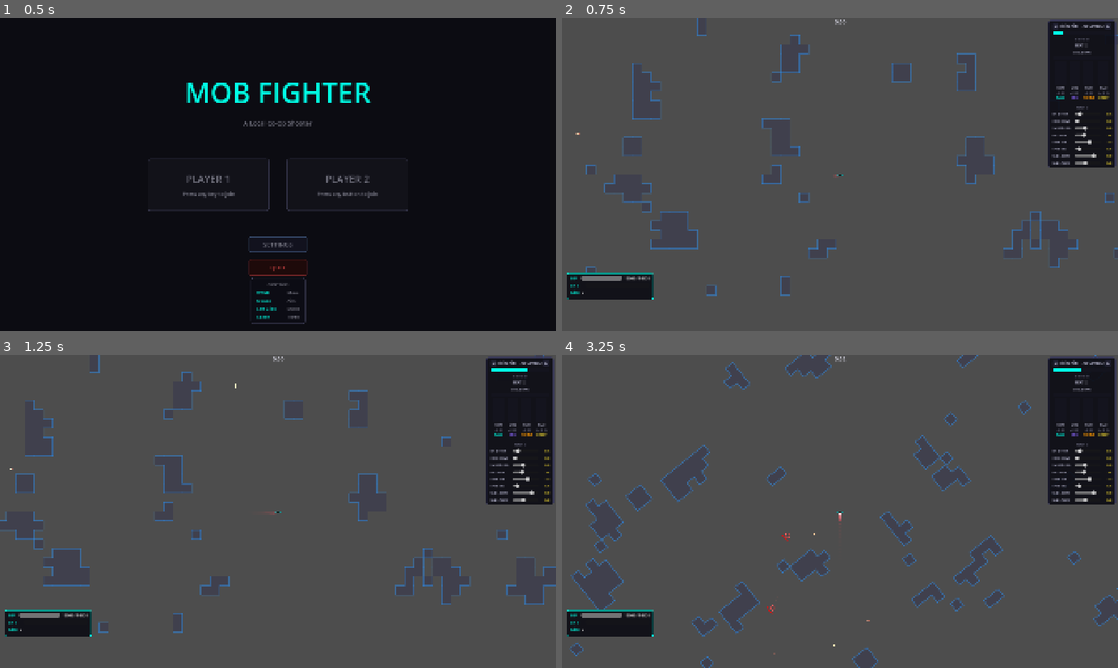
Above: before the commit, frames 1-4 (two rows, left to right).
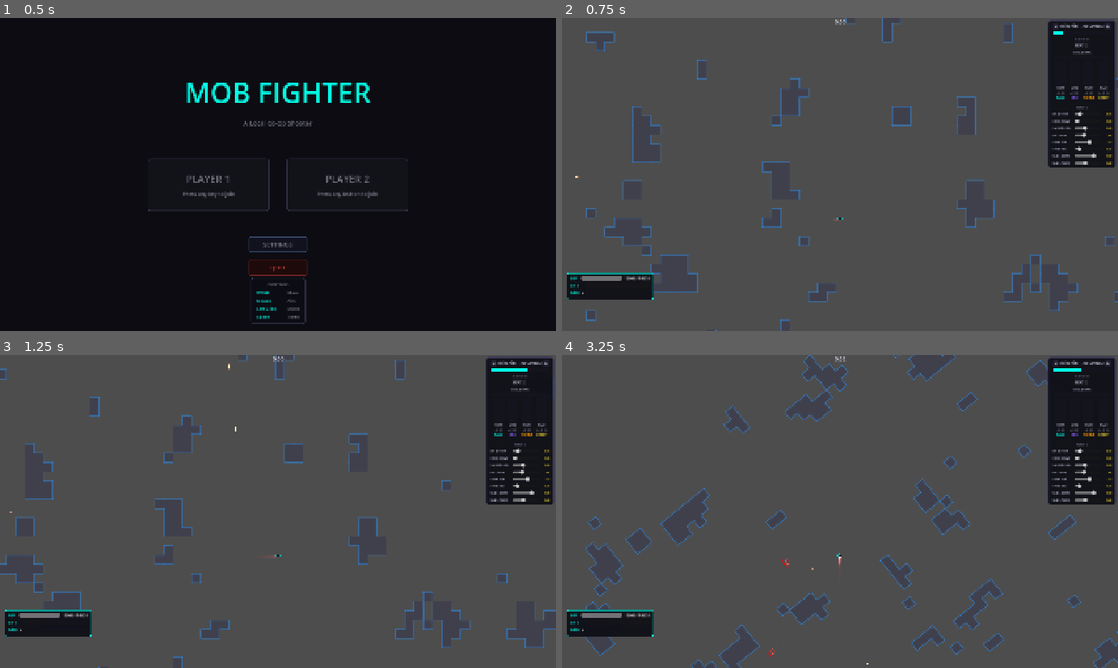
Above: after the commit, the same moments.

Repository: M-E-7/mob-fighter
Game: Godot game, scene res://Levels/MainMenu/MainMenu.tscn
Same seed, same stepped clock (60 frames per second), same inputs: the game is played once before the commit and once after it. Sound files missing from this copy of the repository are replaced by a short silence.
Inputs (mouse positions are in pixels of both pictures, inside the frame that each line leads up to):
- Up to frame 1 (0.5 s): no input
- Up to frame 2 (0.75 s): tap Enter at 0.5 s; move the mouse to (962, 158) at 0.52 s; press the mouse at (962, 158) at 0.53 s; hold Right (ui_right) from 0.53 s (still down)
- Up to frame 3 (1.25 s): keep holding Right (ui_right)
- Up to frame 4 (3.25 s): move the mouse to (812, 511) at 1.27 s; release Right (ui_right) at 1.28 s; release the mouse at (812, 511) at 1.28 s; hold Space (thrust_forward) from 1.28 s (still down); tap Shift at 1.35 s; move the mouse to (851, 505) at 2.02 s; tap Ctrl at 2.1 s; move the mouse to (834, 517) at 2.77 s; tap Alt at 2.85 s; click (834, 517) at 2.92 s

Frame 1 is identical in both runs. In frame 2, 2.9% of the frame differs, in the area x 2-100%, y 0-100%; in frame 3, 2.9%; in frame 4, 3.6%, in the area x 1-100%, y 0-100%.

Commit message:
Updated relative camera

Diff:
--- a/Autoloads/game_config.gd
+++ b/Autoloads/game_config.gd
@@ -15,6 +15,8 @@
 var camera_relative_mode: bool = true
 var mouse_sensitivity: float = 0.002
 var camera_smoothing: float = 30.0
+@export var camera_look_ahead: float = 150.0
+@export var camera_look_ahead_smoothing: float = 8.0
 
 var result_kills_p1: int = 0
 var result_kills_p2: int = 0
--- a/Levels/LevelPrototype/basic_level.gd
+++ b/Levels/LevelPrototype/basic_level.gd
@@ -24,6 +24,7 @@
 var _game_over_shown: bool = false
 var _rel_cam_angle: float = 0.0
 var _display_cam_angle: float = 0.0
+var _look_ahead_angle: float = 0.0
 var _input_comp_p1: PlayerInputComponent
 
 
@@ -33,7 +34,7 @@
 	$SplitScreenLayout.size = get_viewport().get_visible_rect().size
 
 	_camera_p1 = Camera2D.new()
-	_player1.add_child(_camera_p1)
+	_subviewport_p1.add_child(_camera_p1)
 	_input_comp_p1 = _player1.get_node_or_null("PlayerInputComponent") as PlayerInputComponent
 
 	_level_up_ui.set("xp_component", _player1.get_node("XPComponent") as XPComponent)
@@ -94,12 +95,20 @@
 func _process(delta: float) -> void:
 	if GameConfig.camera_relative_mode:
 		_camera_p1.ignore_rotation = false
-		_display_cam_angle = lerp_angle(_display_cam_angle, _rel_cam_angle, clamp(GameConfig.camera_smoothing * delta, 0.0, 1.0))
+		var rot_w := 1.0 - exp(-GameConfig.camera_smoothing * delta)
+		_display_cam_angle = lerp_angle(_display_cam_angle, _rel_cam_angle, rot_w)
 		_camera_p1.global_rotation = _display_cam_angle
+		if not _p1_dead:
+			var la_w := 1.0 - exp(-GameConfig.camera_look_ahead_smoothing * delta)
+			_look_ahead_angle = lerp_angle(_look_ahead_angle, _rel_cam_angle, la_w)
+			var fwd := Vector2(sin(_look_ahead_angle), -cos(_look_ahead_angle))
+			_camera_p1.global_position = _player1.global_position + fwd * GameConfig.camera_look_ahead
 		if _input_comp_p1:
 			_input_comp_p1.relative_camera_angle = _rel_cam_angle
 	else:
 		_camera_p1.ignore_rotation = true
+		if not _p1_dead:
+			_camera_p1.global_position = _player1.global_position
 
 	if GameConfig.player_count == 2 and not _p2_dead and is_instance_valid(_player2):
 		_camera_p2.global_position = _player2.global_position
@@ -107,6 +116,7 @@
 
 func _on_level_generated(spawn_pos: Vector2) -> void:
 	_player1.global_position = spawn_pos
+	_camera_p1.global_position = spawn_pos
 	if is_instance_valid(_player2):
 		_player2.global_position = spawn_pos + Vector2(60, 0)
 		_camera_p2.global_position = spawn_pos + Vector2(60, 0)
@@ -116,9 +126,6 @@
 func _on_entity_died(entity: LivingEntity) -> void:
 	if entity == _player1:
 		_p1_dead = true
-		# Detach camera from player before player queue_frees so spectator view persists.
-		if is_instance_valid(_camera_p1):
-			_camera_p1.reparent(_subviewport_p1, true)
 		_overlay_p1.visible = true
 	elif is_instance_valid(_player2) and entity == _player2:
 		_p2_dead = true
--- a/Levels/Settings/Settings.tscn
+++ b/Levels/Settings/Settings.tscn
@@ -204,6 +204,50 @@
 text = "30"
 horizontal_alignment = 2
 
+[node name="LookAheadRow" type="HBoxContainer" parent="CenterContainer/VBox/TogglesPanel/TogglesVBox/CameraPanel/CameraVBox"]
+
+[node name="LookAheadLabel" type="Label" parent="CenterContainer/VBox/TogglesPanel/TogglesVBox/CameraPanel/CameraVBox/LookAheadRow"]
+layout_mode = 2
+size_flags_horizontal = 3
+text = "Look-Ahead"
+
+[node name="LookAheadSlider" type="HSlider" parent="CenterContainer/VBox/TogglesPanel/TogglesVBox/CameraPanel/CameraVBox/LookAheadRow"]
+layout_mode = 2
+size_flags_horizontal = 3
+custom_minimum_size = Vector2(120, 0)
+min_value = 0.0
+max_value = 400.0
+step = 10.0
+value = 150.0
+
+[node name="LookAheadValueLabel" type="Label" parent="CenterContainer/VBox/TogglesPanel/TogglesVBox/CameraPanel/CameraVBox/LookAheadRow"]
+layout_mode = 2
+custom_minimum_size = Vector2(36, 0)
+text = "150"
+horizontal_alignment = 2
+
+[node name="LookAheadSmoothingRow" type="HBoxContainer" parent="CenterContainer/VBox/TogglesPanel/TogglesVBox/CameraPanel/CameraVBox"]
+
+[node name="LookAheadSmoothingLabel" type="Label" parent="CenterContainer/VBox/TogglesPanel/TogglesVBox/CameraPanel/CameraVBox/LookAheadSmoothingRow"]
+layout_mode = 2
+size_flags_horizontal = 3
+text = "LA Smoothing"
+
+[node name="LookAheadSmoothingSlider" type="HSlider" parent="CenterContainer/VBox/TogglesPanel/TogglesVBox/CameraPanel/CameraVBox/LookAheadSmoothingRow"]
+layout_mode = 2
+size_flags_horizontal = 3
+custom_minimum_size = Vector2(120, 0)
+min_value = 1.0
+max_value = 30.0
+step = 1.0
+value = 8.0
+
+[node name="LookAheadSmoothingValueLabel" type="Label" parent="CenterContainer/VBox/TogglesPanel/TogglesVBox/CameraPanel/CameraVBox/LookAheadSmoothingRow"]
+layout_mode = 2
+custom_minimum_size = Vector2(32, 0)
+text = "8"
+horizontal_alignment = 2
+
 [node name="Spacer2" type="Control" parent="CenterContainer/VBox"]
 custom_minimum_size = Vector2(0, 40)
 
--- a/Levels/Settings/settings.gd
+++ b/Levels/Settings/settings.gd
@@ -27,6 +27,10 @@
 @onready var _sensitivity_value_label: Label = $CenterContainer/VBox/TogglesPanel/TogglesVBox/CameraPanel/CameraVBox/SensitivityRow/SensitivityValueLabel
 @onready var _smoothing_slider: HSlider = $CenterContainer/VBox/TogglesPanel/TogglesVBox/CameraPanel/CameraVBox/SmoothingRow/SmoothingSlider
 @onready var _smoothing_value_label: Label = $CenterContainer/VBox/TogglesPanel/TogglesVBox/CameraPanel/CameraVBox/SmoothingRow/SmoothingValueLabel
+@onready var _look_ahead_slider: HSlider = $CenterContainer/VBox/TogglesPanel/TogglesVBox/CameraPanel/CameraVBox/LookAheadRow/LookAheadSlider
+@onready var _look_ahead_value_label: Label = $CenterContainer/VBox/TogglesPanel/TogglesVBox/CameraPanel/CameraVBox/LookAheadRow/LookAheadValueLabel
+@onready var _la_smoothing_slider: HSlider = $CenterContainer/VBox/TogglesPanel/TogglesVBox/CameraPanel/CameraVBox/LookAheadSmoothingRow/LookAheadSmoothingSlider
+@onready var _la_smoothing_value_label: Label = $CenterContainer/VBox/TogglesPanel/TogglesVBox/CameraPanel/CameraVBox/LookAheadSmoothingRow/LookAheadSmoothingValueLabel
 @onready var _advanced_button: Button = $CenterContainer/VBox/AdvancedButton
 @onready var _back_button: Button = $CenterContainer/VBox/BackButton
 
@@ -70,6 +74,20 @@
 	_smoothing_slider.value_changed.connect(func(v: float) -> void:
 		GameConfig.camera_smoothing = v
 		_smoothing_value_label.text = str(int(v))
+	)
+	_look_ahead_slider.scrollable = false
+	_look_ahead_slider.value = GameConfig.camera_look_ahead
+	_look_ahead_value_label.text = str(int(_look_ahead_slider.value))
+	_look_ahead_slider.value_changed.connect(func(v: float) -> void:
+		GameConfig.camera_look_ahead = v
+		_look_ahead_value_label.text = str(int(v))
+	)
+	_la_smoothing_slider.scrollable = false
+	_la_smoothing_slider.value = GameConfig.camera_look_ahead_smoothing
+	_la_smoothing_value_label.text = str(int(_la_smoothing_slider.value))
+	_la_smoothing_slider.value_changed.connect(func(v: float) -> void:
+		GameConfig.camera_look_ahead_smoothing = v
+		_la_smoothing_value_label.text = str(int(v))
 	)
 	_advanced_button.pressed.connect(_on_advanced_pressed)
 	_back_button.pressed.connect(_on_back_pressed)
Not shown, changed: CLAUDE.md
